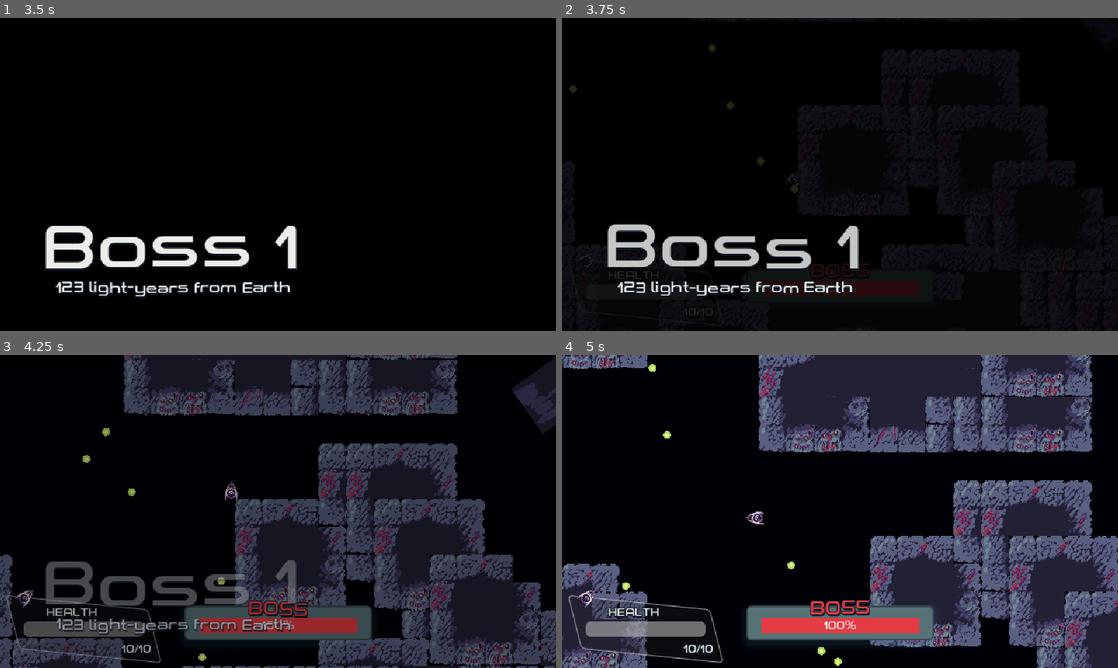
Above: before the commit, frames 1-4 (two rows, left to right).
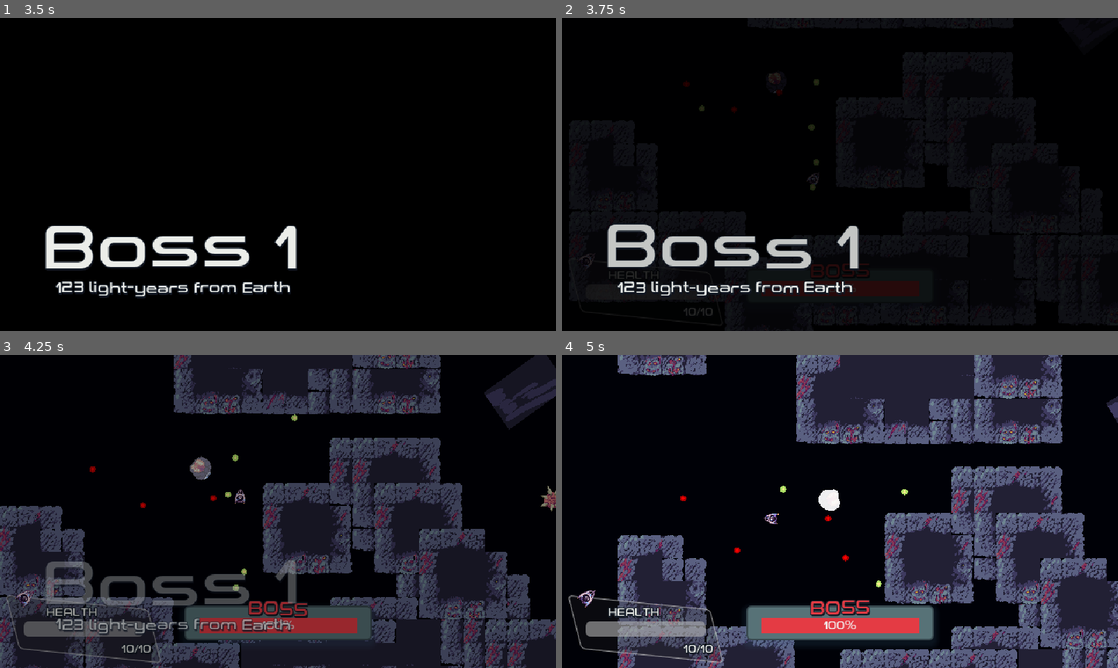
Above: after the commit, the same moments.

Repository: Yoshiip/boss-rush-jam-2024
Game: Godot game, scene res://levels/menu/menu.tscn
The game is run twice, just before and just after one commit, with the same random seed, the same clock (stepped at 60 frames per second) and the same inputs.
Inputs (mouse positions are in pixels of both pictures, inside the frame that each line leads up to):
- Up to frame 1 (3.5 s): click "Play" at 0.5 s; tap Enter at 1.25 s; move the mouse to (400, 158) at 1.27 s; hold D (move_right) 1.28-2.03 s; tap M (Switch_Movement) at 1.35 s; move the mouse to (166, 190) at 2.02 s; hold S (move_down) 2.03-2.78 s; tap Space (Weapon Toggle) at 2.1 s; move the mouse to (333, 105) at 2.77 s; press the mouse at (333, 105) at 2.78 s; hold D (move_right) from 2.78 s (still down)
- Up to frame 2 (3.75 s): move the mouse to (812, 237) at 3.52 s; release D (move_right) at 3.53 s; release the mouse at (812, 237) at 3.53 s; hold W (move_up) from 3.53 s (still down); tap M (Switch_Movement) at 3.6 s
- Up to frame 3 (4.25 s): keep holding W (move_up)
- Up to frame 4 (5 s): move the mouse to (1006, 558) at 4.27 s; release W (move_up) at 4.28 s; hold A (move_left) from 4.28 s (still down); tap Space (Weapon Toggle) at 4.35 s

Frame 1 is identical in both runs. In frame 2, 0.4% of the frame differs, in the area x 1-98%, y 1-99%; in frame 3, 40%; in frame 4, 41%, in the area x 0-100%, y 0-100%.

Commit message:
Homing projectiles
Slight homing effect of player projectiles makes the game a little easier for the player.

Diff:
--- a/3rd_boss_info.tres
+++ b/3rd_boss_info.tres
@@ -4,12 +4,12 @@
 
 [resource]
 script = ExtResource("1_tnb28")
-eye_num = [0, 3, 4, 5, 3, 3]
+eye_num = [0, 4, 3, 6, 4, 3]
 hp = [10, 10, 10, 10, 10, 10]
 fire_rate = [4.0, 3.0, 2.0, 4.0, 2.0, 4.0]
-spc_chance = [0.0, 0.0, 0.0, 0.0, 0.0, 0.0]
+spc_chance = [0.0, 0.0, 0.0, 0.0, 0.5, 0.5]
 accur = [0.35, 0.35, 0.35, 0.01, 0.35, 0.35]
 bullet_speed = [1.0, 1.0, 1.0, 3.5, 1.0, 3.1]
-spin_speed = [0.1, 0.2, 0.3, -0.05, -0.4, 0.5]
+spin_speed = [0.1, 0.14, 0.2, -0.05, -0.18, 0.22]
 circle_bullet_fire = [12, 20, 20, 40, 20, 30]
 spike_num = [2, 2, 2, 2, 2, 2]
--- a/assets/bullets/bullet/bullet.gd
+++ b/assets/bullets/bullet/bullet.gd
@@ -8,14 +8,22 @@
 var speed = 1.5
 var bounce_number=0
 var raycast
+var raycast_homing
+var collider
+var homing_direction := Vector2(0,0)
 var infection_bullet =false
 var intangible_bullet = false
 var bounce_powerup = false
 func _ready() -> void:
 	velocity = Vector2.RIGHT.rotated(rotation)
 	set_rotation_degrees(360)
+
 	raycast =$RayCast2D
 	raycast.set_target_position(velocity.normalized()*30)
+
+	if !from_enemy:
+		raycast_homing =$RayCast2D2
+		raycast_homing.set_target_position(velocity.normalized()*400)
 
 	if special_enemy_projectile:
 		modulate = Color.WEB_PURPLE
@@ -26,6 +34,16 @@
 
 func _physics_process(delta: float) -> void:
 	position += velocity * speed
+
+	if from_enemy:
+		pass
+	elif raycast_homing.is_colliding():
+		collider = raycast_homing.get_collider()
+		if collider && collider.is_in_group("enemy"):
+			homing_direction = (collider.global_position - global_position).normalized()
+			velocity = homing_direction
+
+
 
 
 func destroy_bullet():
@@ -49,7 +67,8 @@
 		#var collision_normal = (body.global_position - global_position).normalized()
 			velocity = velocity.bounce(collision_normal)
 			raycast.set_target_position(velocity.normalized()*30)
-
+			if!from_enemy:
+				raycast_homing.set_target_position(velocity.normalized()*300)
 			bounce_number+=1
 
 			if bounce_number>4:
@@ -66,6 +85,8 @@
 		var collision_normal = (body.global_position - global_position).normalized()
 		velocity = velocity.bounce(collision_normal)
 		raycast.set_target_position(velocity.normalized()*30)
+		if!from_enemy:
+				raycast_homing.set_target_position(velocity.normalized()*300)
 		speed *= 0.8
 		other_bullet.speed*=2
 		other_bullet.velocity = other_bullet.velocity.bounce(-collision_normal)
--- a/assets/bullets/bullet/bullet.tscn
+++ b/assets/bullets/bullet/bullet.tscn
@@ -20,5 +20,9 @@
 [node name="RayCast2D" type="RayCast2D" parent="."]
 target_position = Vector2(26, 0)
 
+[node name="RayCast2D2" type="RayCast2D" parent="."]
+target_position = Vector2(25, 0)
+collide_with_areas = true
+
 [connection signal="area_entered" from="." to="." method="_on_area_entered"]
 [connection signal="body_entered" from="." to="." method="_on_body_entered"]
--- a/assets/spaceship/spaceship.gd
+++ b/assets/spaceship/spaceship.gd
@@ -39,14 +39,14 @@
 		if switch_movemode:
 			var target_velocity = axis.normalized() * ACCELERATION_SPEED
 
-			velocity = lerp(velocity, target_velocity, 20.0 * delta)
+			velocity = lerp(velocity, target_velocity, 25.0 * delta)
 
 			var target_direction = position + velocity
-			rotation =  lerp_angle(rotation, (target_direction - position).angle(), 8.0 * delta)
+			rotation =  lerp_angle(rotation, (target_direction - position).angle(), 5.0 * delta)
 		else:
 			var goal_direction = axis.angle()
 			rotation =  lerp_angle(rotation, goal_direction, 5.0 * delta)
-			velocity = lerp(velocity, Vector2(cos(rotation), sin(rotation)) * ACCELERATION_SPEED, 5.0 * delta)
+			velocity = lerp(velocity, Vector2(cos(rotation), sin(rotation)) * ACCELERATION_SPEED, 10.0 * delta)
 
 	else:
 		velocity = velocity.lerp(Vector2.ZERO, 2.0 * delta)
--- a/entities/Obstacle/obstacle.tscn
+++ b/entities/Obstacle/obstacle.tscn
@@ -3,11 +3,13 @@
 [ext_resource type="Texture2D" uid="uid://bgn2xnya0p5fq" path="res://Place holder Body Obstacle.png" id="1_pp3an"]
 
 [sub_resource type="RectangleShape2D" id="RectangleShape2D_cnx7y"]
+size = Vector2(17.5695, 17.5695)
 
 [node name="Obstacle" type="StaticBody2D" groups=["Obstacle"]]
 position = Vector2(598, 166)
 
 [node name="CollisionShape2D" type="CollisionShape2D" parent="."]
+position = Vector2(0, -1)
 scale = Vector2(3.415, 3.415)
 shape = SubResource("RectangleShape2D_cnx7y")
 
--- a/entities/core/core.tscn
+++ b/entities/core/core.tscn
@@ -9,16 +9,16 @@
 shader_parameter/whitening = 0.0
 
 [sub_resource type="CircleShape2D" id="CircleShape2D_ylx4l"]
-radius = 32.0
+radius = 74.027
 
-[node name="Core" type="Area2D"]
+[node name="Core" type="Area2D" groups=["enemy"]]
 script = ExtResource("1_rj2tk")
 
 [node name="Sprite" type="Sprite2D" parent="."]
 material = SubResource("ShaderMaterial_22eh7")
 texture = ExtResource("1_1as07")
 
-[node name="CollisionShape" type="CollisionShape2D" parent="."]
+[node name="CollisionShape" type="CollisionShape2D" parent="." groups=["enemy"]]
 shape = SubResource("CircleShape2D_ylx4l")
 
 [connection signal="area_entered" from="." to="." method="_on_area_entered"]
--- a/entities/eyes/default/default_eye.tscn
+++ b/entities/eyes/default/default_eye.tscn
@@ -9,9 +9,9 @@
 shader_parameter/whitening = 0.0
 
 [sub_resource type="CircleShape2D" id="CircleShape2D_ufsgx"]
-radius = 40.0
+radius = 62.0
 
-[node name="DefaultEye" type="Area2D"]
+[node name="DefaultEye" type="Area2D" groups=["enemy"]]
 script = ExtResource("1_gfg3s")
 max_health = 6
 max_shoot_timer = 1.0
@@ -23,7 +23,7 @@
 position = Vector2(-8, -1)
 texture = ExtResource("3_5od7o")
 
-[node name="CollisionShape" type="CollisionShape2D" parent="."]
+[node name="CollisionShape" type="CollisionShape2D" parent="." groups=["enemy"]]
 position = Vector2(-12, -1)
 shape = SubResource("CircleShape2D_ufsgx")
 
--- a/levels/fight/fight.gd
+++ b/levels/fight/fight.gd
@@ -87,7 +87,7 @@
 			attempt += 1
 
 			var random_angle = randf() * PI * 2
-			var random_distance = randi_range(-150,150)
+			var random_distance = randi_range(-150,300)
 			spike_position = Vector2(cos(random_angle), sin(random_angle)) * (planet_radius+random_distance)
 
 			# checks if the position is clear
--- a/levels/fight/fight.tscn
+++ b/levels/fight/fight.tscn
@@ -173,7 +173,7 @@
 "intro": SubResource("Animation_3c4mq")
 }
 
-[node name="Fight" type="Node2D"]
+[node name="Node2D" type="Node2D"]
 script = ExtResource("1_5kee0")
 
 [node name="Background" type="Node2D" parent="."]
@@ -199,11 +199,11 @@
 texture = ExtResource("6_8icnl")
 
 [node name="Spaceship" parent="." instance=ExtResource("1_4fykx")]
-position = Vector2(-1749, 179)
+position = Vector2(-2014, 219)
 rotation = -6.28319
 
 [node name="Camera" type="Camera2D" parent="."]
-zoom = Vector2(0.5, 0.5)
+zoom = Vector2(0.4, 0.41)
 position_smoothing_enabled = true
 script = ExtResource("5_g487y")
 metadata/_edit_lock_ = true
@@ -252,17 +252,14 @@
 [node name="Sprite" parent="TileMapLayer/DefaultEye3" index="0"]
 texture = ExtResource("10_1ttbb")
 
-[node name="DefaultEye4" parent="TileMapLayer" instance=ExtResource("8_fi0s5")]
-position = Vector2(126, -117)
-max_shoot_timer = 3.0
-special_chance = 0.0
-bullet_speed = 1
-
 [node name="DefaultEye5" parent="TileMapLayer" instance=ExtResource("8_fi0s5")]
 position = Vector2(-116, 145)
 max_shoot_timer = 3.0
 special_chance = 0.0
 bullet_speed = 1
+
+[node name="DefaultEye4" parent="TileMapLayer" instance=ExtResource("8_fi0s5")]
+position = Vector2(-1514, 223)
 
 [node name="Planet" type="Node2D" parent="."]
 
@@ -618,3 +615,4 @@
 [editable path="TileMapLayer/DefaultEye"]
 [editable path="TileMapLayer/DefaultEye2"]
 [editable path="TileMapLayer/DefaultEye3"]
+[editable path="Planet/Obstacle3"]
--- a/project.godot
+++ b/project.godot
@@ -36,6 +36,7 @@
 Planet=""
 Damageable=""
 Obstacle=""
+enemy=""
 
 [input]
 
Binary file added: BuildTest/proto_build_3.apple-touch-icon.png
Not shown, added: BuildTest/proto_build_3.apple-touch-icon.png.import
Binary file added: BuildTest/proto_build_3.icon.png
Not shown, added: BuildTest/proto_build_3.icon.png.import
Binary file added: BuildTest/proto_build_3.png
Not shown, added: BuildTest/proto_build_3.png.import
Not shown, changed: export_presets.cfg
Binary file added: proto_demo_3/proto_build_3.apple-touch-icon.png
Binary file added: proto_demo_3/proto_build_3.icon.png
Binary file added: proto_demo_3/proto_build_3.png
Not shown, added: BuildTest/proto_build_3.audio.worklet.js
Not shown, added: BuildTest/proto_build_3.html
(and 13 more such lines)
